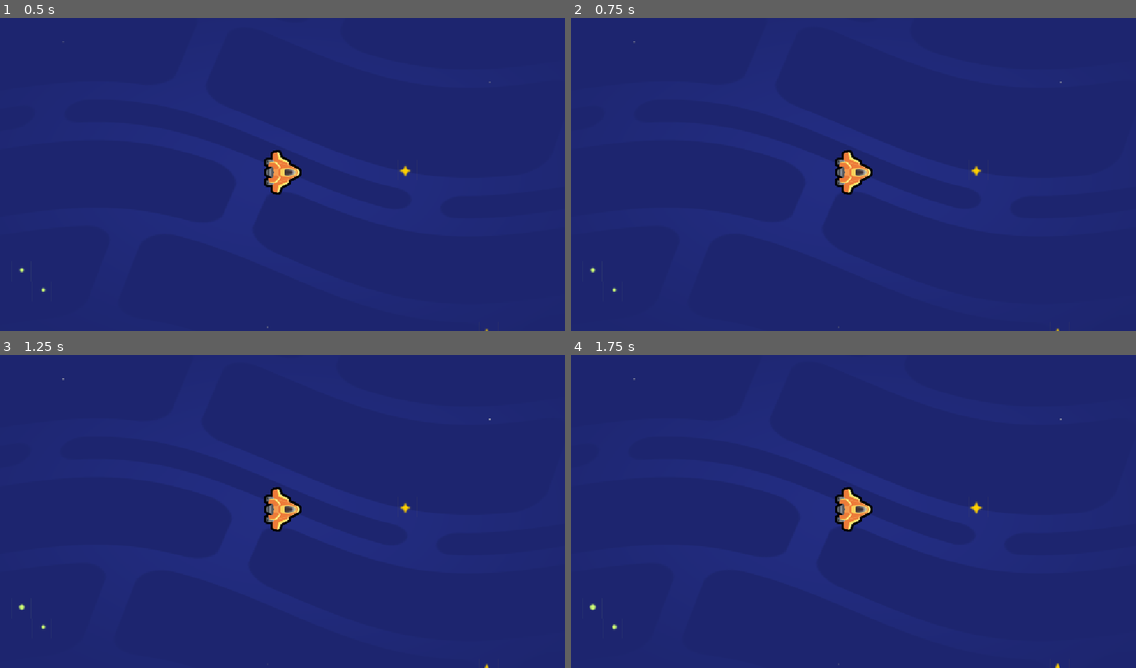
Above: before the commit, frames 1-4 (two rows, left to right).
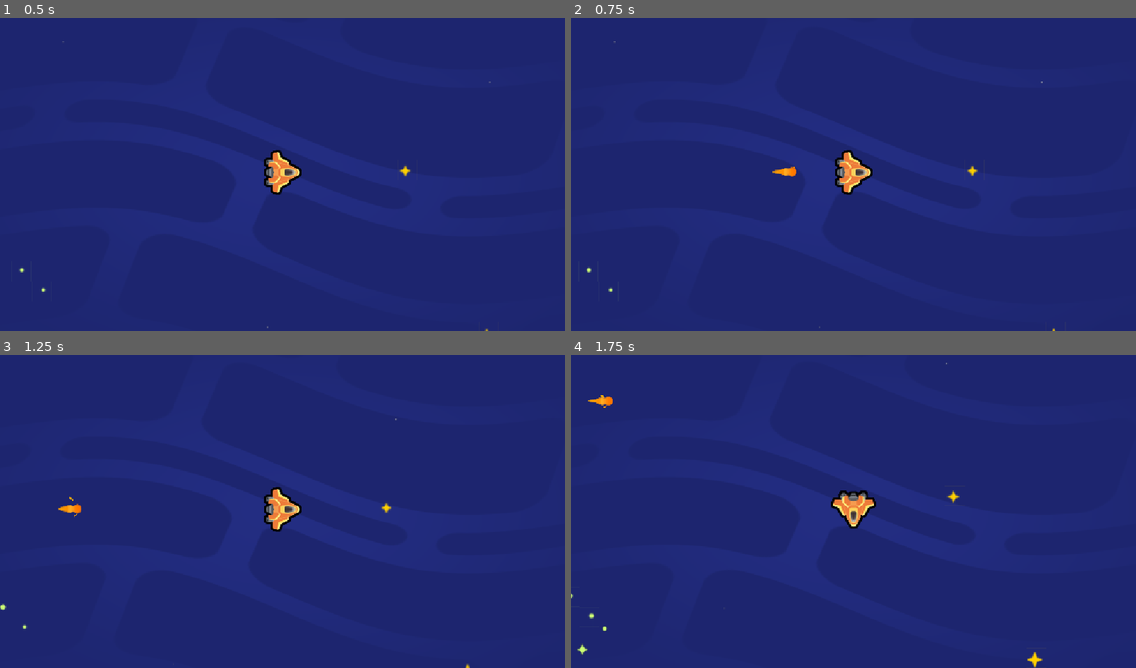
Above: after the commit, the same moments.

Repository: Strolz/godot-foundations
Game: Godot game, scene res://scenes/space_level.tscn
Two runs of this game, one before a commit and one after it. Both use one fixed random seed, a clock stepped at 60 frames per second and the inputs below. The project has no main scene, so this scene is started directly.
Inputs:
- Up to frame 1 (0.5 s): no input
- Up to frame 2 (0.75 s): tap Enter at 0.5 s; hold D (move_right) from 0.53 s (still down)
- Up to frame 3 (1.25 s): keep holding D (move_right)
- Up to frame 4 (1.75 s): release D (move_right) at 1.28 s; hold S (move_down) from 1.28 s (still down)

Frame 1 is identical in both runs. In frame 2, 0.2% of the frame differs, in the area x 2-87%, y 7-100%; in frame 3, 0.2%; in frame 4, 1.0%, in the area x 0-87%, y 2-100%.

Commit message:
refactor: update ship.gd to extend Area2d node type

Diff:
--- a/space-beyond/scenes/ship.gd
+++ b/space-beyond/scenes/ship.gd
@@ -1,4 +1,4 @@
-extends Sprite2D
+extends Area2D
 
 var normal_speed := 600.0
 var max_speed := normal_speed
--- a/space-beyond/scenes/space_level.tscn
+++ b/space-beyond/scenes/space_level.tscn
@@ -2,6 +2,7 @@
 
 [ext_resource type="PackedScene" uid="uid://bxfevggvxo634" path="res://assets/backgrounds/space_background.tscn" id="1_0rfjx"]
 [ext_resource type="PackedScene" uid="uid://rnivak6kqf6r" path="res://scenes/ship.tscn" id="3_0afys"]
+[ext_resource type="PackedScene" uid="uid://dgf54k70yiiff" path="res://assets/ship/main_thruster/main_thruster.tscn" id="3_ng7rl"]
 
 [node name="space_level" type="Node2D" unique_id=1639314105]
 
@@ -9,3 +10,6 @@
 position = Vector2(585, 321)
 
 [node name="SpaceBackground" parent="." unique_id=38384596 instance=ExtResource("1_0rfjx")]
+
+[node name="MainThruster" parent="." unique_id=401775366 instance=ExtResource("3_ng7rl")]
+position = Vector2(553, 320)
Not shown, changed: space-beyond/assets/ship/ship_layers.png.import
Not shown, changed: space-beyond/assets/ship/spark.png.import
